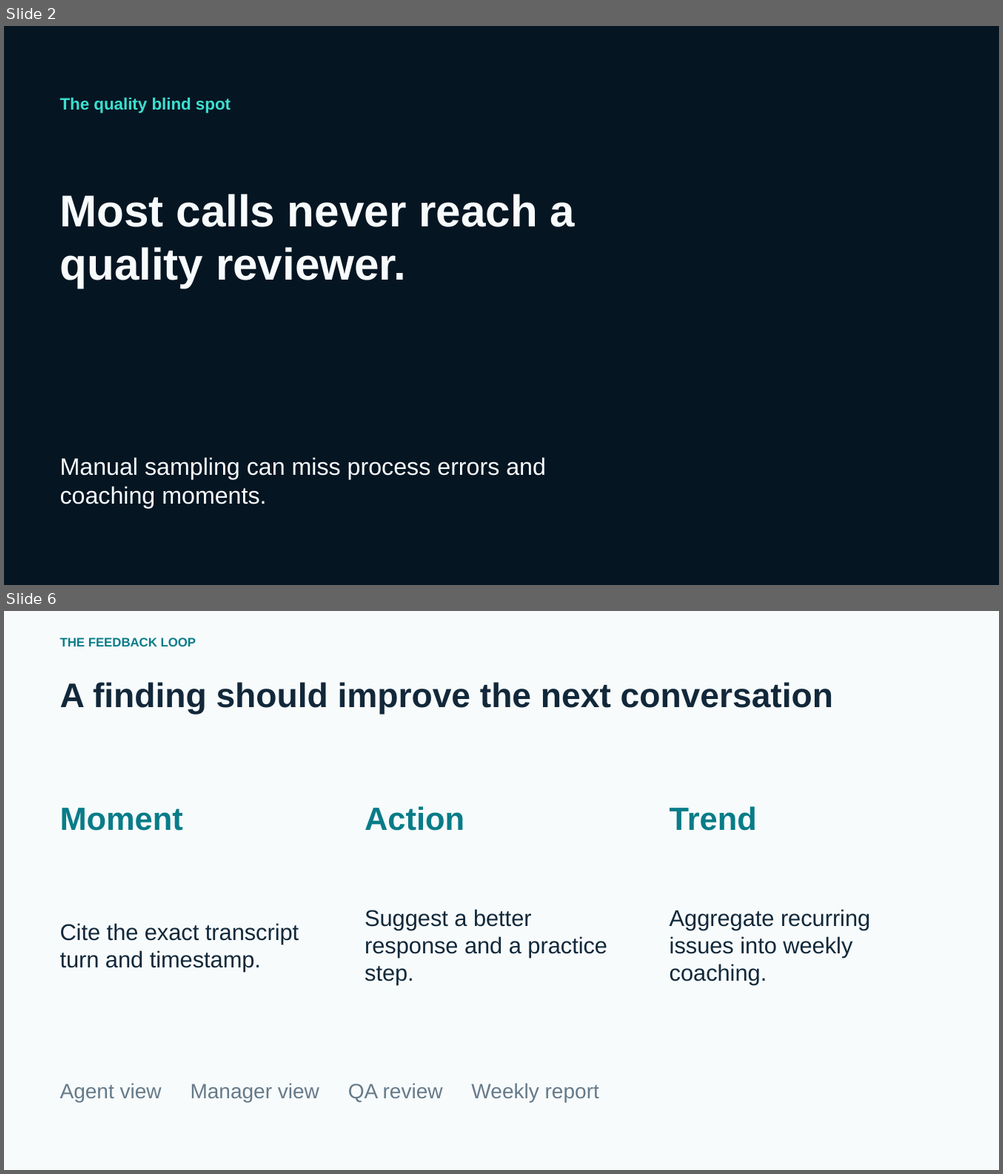
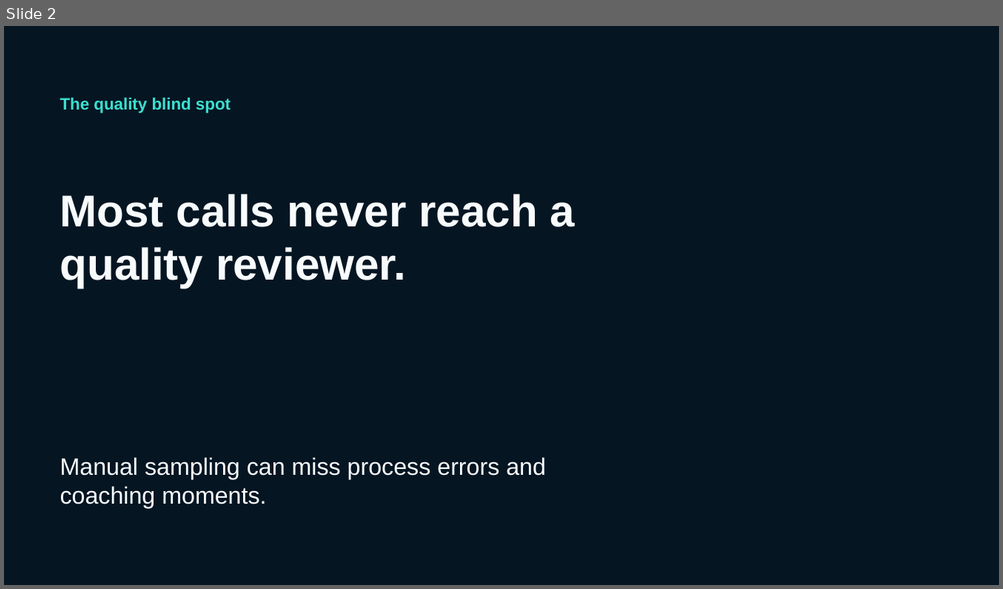
Before and after one commit to XTEP63/calliq-ai, a slide deck: presentation/output/CallIQ-innovation-demo.pptx. Shown one above the other, each under a label of ours: slides 2 and 6 before the commit, slide 2 after it; the slides between them are not shown. The pictures are 1003x1174 and 1003x589 pixels, drawn with LibreOffice and Linux fonts; fonts in the diff are those of the drawing; background and template pictures are left out. Boxes give left, top, right and bottom in pixels: in the first picture for what was removed or moved away, otherwise in the second. Text is boxed around its words. In the diff, an @@ line names an element or a change of style, - is before the commit and + after.

```diff
--- a/presentation/output/CallIQ-innovation-demo.pptx
+++ b/presentation/output/CallIQ-innovation-demo.pptx
@@ slide 6 removed at bbox=[4, 611, 999, 1170], background #F7FBFC @@
@@ text removed at bbox=[60, 638, 196, 647] @@
-THE FEEDBACK LOOP
@@ text removed at bbox=[60, 682, 833, 714] @@
-A finding should improve the next conversation
@@ text removed at bbox=[60, 808, 183, 831] @@
-Moment
@@ text removed at bbox=[364, 806, 464, 831] @@
-Action
@@ text removed at bbox=[669, 806, 757, 831] @@
-Trend
@@ text removed at bbox=[364, 909, 607, 985] @@
-Suggest a better response and a practice step.
@@ text removed at bbox=[669, 909, 870, 985] @@
-Aggregate recurring issues into weekly coaching.
@@ text removed at bbox=[60, 923, 299, 971] @@
-Cite the exact transcript turn and timestamp.
@@ text removed at bbox=[60, 1083, 599, 1102] @@
-Agent view Manager view QA review Weekly report
```
Also in this commit, not shown: 2 slides changed, 8 slides added, 7 other slides removed, 5 other files.
